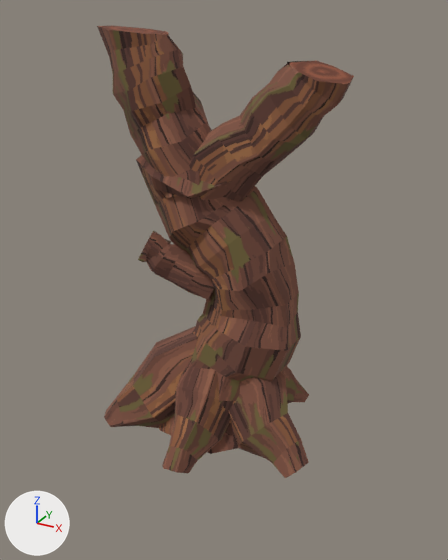
One commit to the FBX model output/anthill/models-v1/AN11-root-pillar/SM_AN11_RootPillar.fbx: the scene before it, then after it.
Both versions are drawn from a camera (50 mm lens) standing at (3.5, -6.15, 5.21) and looking at (0.16, -0.08, 2.18). Every picture has the same lights, and +X, +Y and +Z are marked at lower left. The older version comes first. Where no turn or scale is listed for an object, it has been applied to the vertices.

The scene before the commit, as lines of its bpy script (objects in view):
```python
me_an11a_props = bpy.data.meshes.new('AN11a_Props')
me_an11a_props.from_pydata(...)  # 20 vertices, 3 faces; spans x -1.47..1.45, y -0.42..0.58, z 2.29..5.02
me_an11a_props.materials.append(mat_m_ant_props)
me_an11a_root = bpy.data.meshes.new('AN11a_Root')
me_an11a_root.from_pydata(...)  # 454 vertices, 410 faces; spans x -1.47..1.47, y -1.24..1.24, z 0.0..5.02
me_an11a_root.materials.append(mat_m_ant_root)  # picture img_t_ant_root_png
ob_an11a_props = bpy.data.objects.new('AN11a_Props', me_an11a_props)
ob_an11a_props.location = (0.0, 0.0, 0.0)
ob_an11a_root = bpy.data.objects.new('AN11a_Root', me_an11a_root)
ob_an11a_root.location = (0.0, 0.0, 0.0)
```
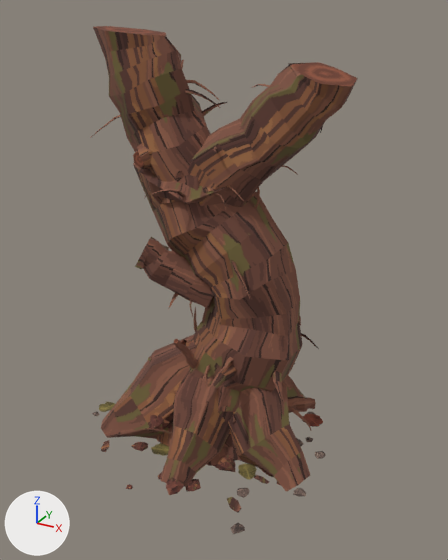
Pixel boxes [x1, y1, x2, y2] of what changed, in the pictures (448 x 560 px; the box of a moved part takes in the faces that stretch with it):
'AN11a_Root', reshaped: before [97, 26, 353, 478]; after [90, 27, 357, 492]
'AN11a_Props', reshaped: before [98, 25, 354, 84]; after [92, 26, 358, 534]
part 1 of me_an11a_props, moved or reshaped: before [98, 25, 168, 34]; after [95, 26, 166, 35]
part 2 of me_an11a_props, moved or reshaped: before [289, 61, 354, 84]; after [290, 62, 358, 87]
part 3 of me_an11a_props, added: after [92, 316, 326, 534]
part 4 of me_an11a_props, added: after [133, 151, 216, 205]
part 5 of me_an11a_root, moved or reshaped: before [136, 155, 301, 454]; after [133, 163, 302, 466]
part 6 of me_an11a_root, moved or reshaped: before [97, 26, 211, 198]; after [93, 27, 211, 203]
part 7 of me_an11a_root, moved or reshaped: before [189, 61, 353, 202]; after [187, 62, 357, 207]
part 8 of me_an11a_root, moved or reshaped: before [138, 231, 214, 300]; after [135, 236, 213, 308]
part 9 of me_an11a_root, moved or reshaped: before [104, 326, 198, 428]; after [101, 334, 197, 439]
part 10 of me_an11a_root, moved or reshaped: before [162, 358, 231, 474]; after [160, 369, 230, 487]
part 11 of me_an11a_root, moved or reshaped: before [228, 371, 309, 478]; after [228, 381, 310, 492]
part 12 of me_an11a_root, moved or reshaped: before [282, 366, 309, 404]; after [283, 376, 307, 413]
part 13 of me_an11a_root, added: after [90, 60, 323, 434]

The change, as a list of edits to the scene's bpy script:
```text
Change me_an11a_props:
    used by ob_an11a_props; location = (0.0, 0.0, 0.0)
    remove me_an11a_props.from_pydata(...)  # 20 vertices, 3 faces; spans x -1.47..1.45, y -0.42..0.58, z 2.29..5.02
    add me_an11a_props.from_pydata(...)  # 1017 vertices, 1041 faces; spans x -1.62..1.62, y -1.68..1.68, z 0.0..5.02
    me_an11a_props part 1: the loose piece of 7 vertices spanning x -1.47..-0.61, y -0.42..0.38, z 4.94..5.02 is moved by (0.1, -0.2, 0.0)
    me_an11a_props part 2: the loose piece of 7 vertices spanning x 0.73..1.45, y -0.03..0.58, z 4.51..4.69 is moved by (0.1, -0.2, 0.0)
    me_an11a_props part 3: 897 vertices added at x -1.62..1.62, y -1.68..1.68, z 0.0..1.79
    me_an11a_props part 4: 66 vertices added at x -0.76..0.67, y -0.55..0.36, z 3.07..4.42
    other edits to the shape of me_an11a_props do not show in these pictures
Change me_an11a_root:
    used by ob_an11a_root; location = (0.0, 0.0, 0.0)
    remove me_an11a_root.from_pydata(...)  # 454 vertices, 410 faces; spans x -1.47..1.47, y -1.24..1.24, z 0.0..5.02
    add me_an11a_root.from_pydata(...)  # 1879 vertices, 1572 faces; spans x -1.43..1.57, y -1.44..1.1, z 0.0..5.02
    me_an11a_root part 5: the loose piece of 136 vertices spanning x -1.02..1.02, y -0.71..0.96, z 0.0..3.8 is moved by (0.1, -0.2, 0.0)
    me_an11a_root part 6: the loose piece of 63 vertices spanning x -1.47..0.19, y -0.42..0.6, z 2.99..5.02 is moved by (0.1, -0.2, 0.0)
    me_an11a_root part 7: the loose piece of 63 vertices spanning x -0.5..1.45, y -0.26..0.63, z 3.01..4.69 is moved by (0.1, -0.2, 0.0)
    me_an11a_root part 8: the loose piece of 42 vertices spanning x -1.02..0.1, y -0.38..0.31, z 1.78..2.65 is moved by (0.1, -0.2, 0.0)
    me_an11a_root part 9: the loose piece of 30 vertices spanning x -1.45..0.26, y -0.82..0.48, z 0.0..1.32 is moved by (0.1, -0.2, 0.0)
    me_an11a_root part 10: the loose piece of 30 vertices spanning x -0.47..0.44, y -1.24..0.36, z 0.0..1.21 is moved by (0.1, -0.2, 0.0)
    me_an11a_root part 11: the loose piece of 30 vertices spanning x -0.25..1.47, y -0.6..0.47, z 0.0..1.27 is moved by (0.1, -0.2, 0.0)
    me_an11a_root part 12: the loose piece of 30 vertices spanning x -0.26..0.9, y -0.1..1.24, z 0.0..1.12 is moved by (0.1, -0.2, 0.0)
    me_an11a_root part 13: 1425 vertices added at x -1.43..1.33, y -1.17..1.1, z 0.0..4.64
    other edits to the shape of me_an11a_root do not show in these pictures
```
